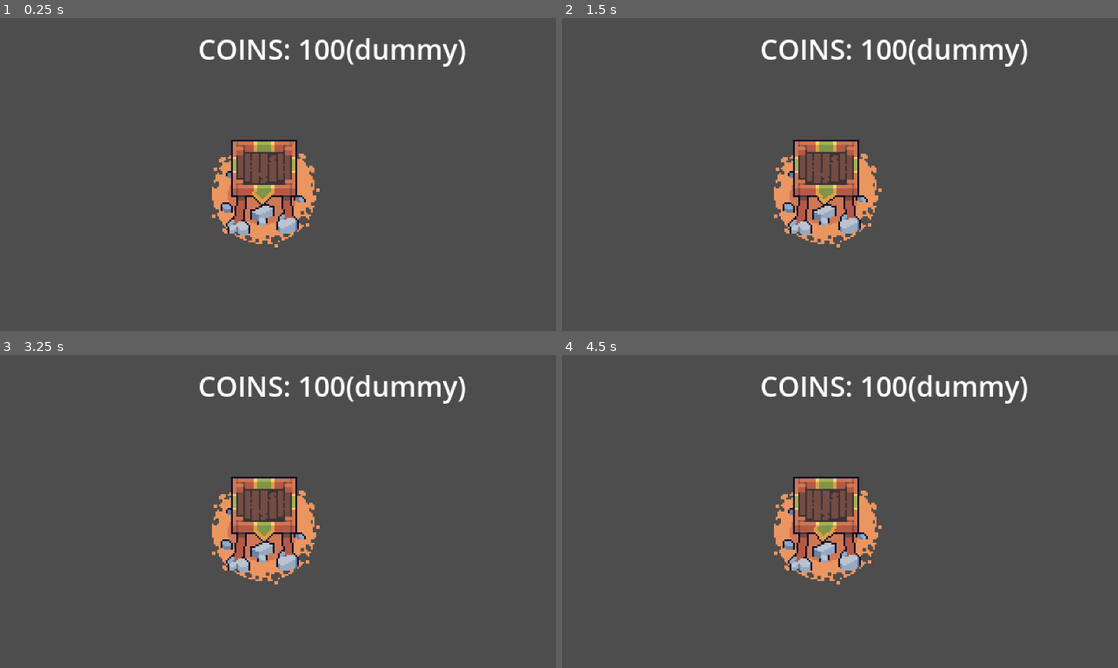
Above: before the commit, frames 1-4 (two rows, left to right).
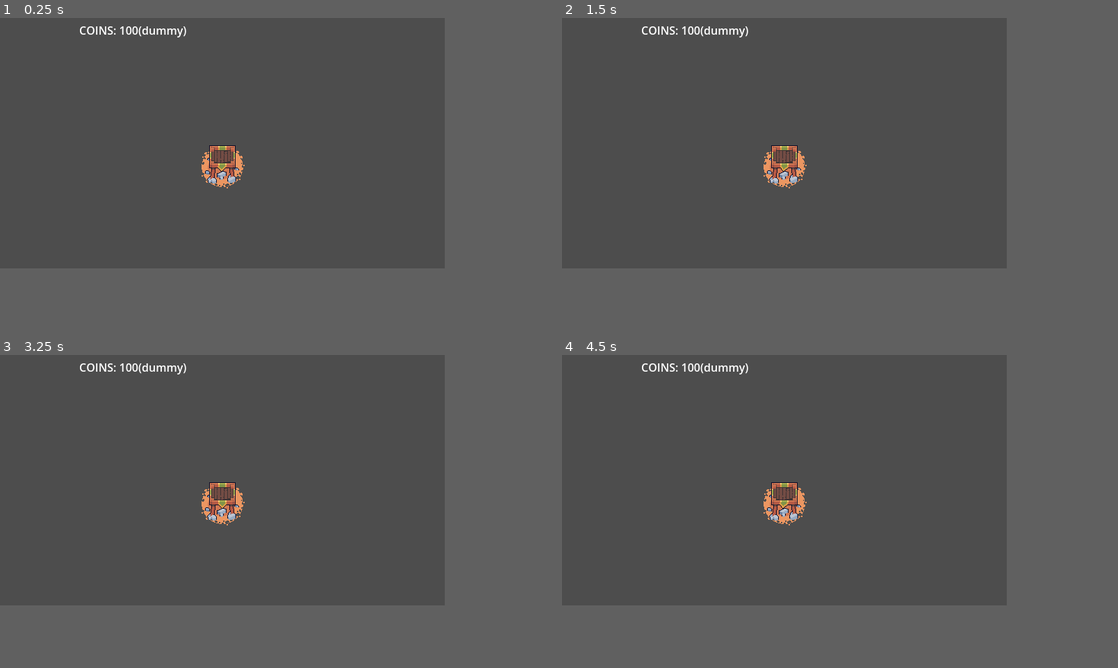
Above: after the commit, the same moments.

Repository: ButbkaDrug/easter_jam_with_ales
Game: Godot game, scene res://dev_main.tscn
The game is run twice, just before and just after one commit, with the same random seed, the same clock (stepped at 60 frames per second) and the same inputs.
Inputs:
- Up to frame 1 (0.25 s): no input
- Up to frame 2 (1.5 s): tap Enter at 0.5 s; tap Space at 1.25 s
- Up to frame 3 (3.25 s): no input
- Up to frame 4 (4.5 s): no input
In our replay, the window is 800x450 before the commit and 640x360 after it. These sizes can differ from the game's own. Grey fills any space a smaller window leaves; there, only what the larger window draws over its background counts as a difference.

The runs differ from the first frame. In frame 1, 6.8% of the frame differs, in the area x 14-84%, y 2-74%; in frame 2, 6.8%; in frame 3, 6.8%; in frame 4, 6.8%.

Commit message:
changed widow size

Diff:
--- a/dev_main.tscn
+++ b/dev_main.tscn
@@ -14,4 +14,4 @@
 offset_bottom = 6.0
 
 [node name="Player" parent="." unique_id=139975162 instance=ExtResource("1_4fqfn")]
-position = Vector2(152, 67)
+position = Vector2(320, 180)
--- a/project.godot
+++ b/project.godot
@@ -21,8 +21,8 @@
 
 [display]
 
-window/size/viewport_width=320
-window/size/viewport_height=180
+window/size/viewport_width=640
+window/size/viewport_height=360
 window/stretch/mode="canvas_items"
 window/handheld/orientation=6
 
